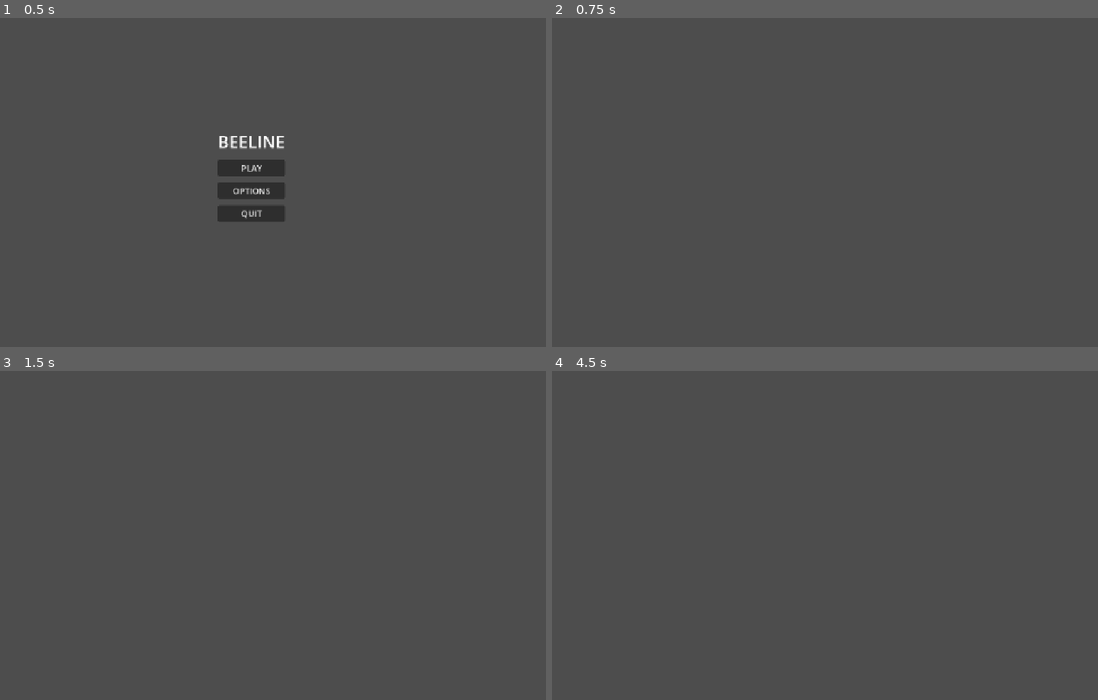
Above: before the commit, frames 1-4 (two rows, left to right).
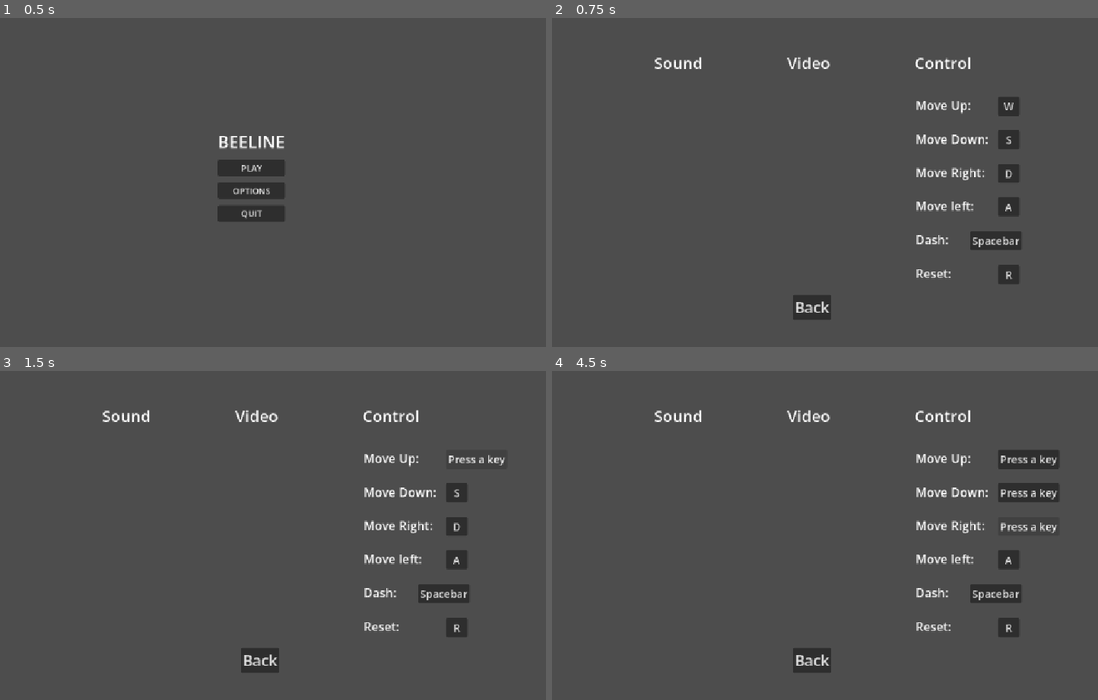
Above: after the commit, the same moments.

Repository: futurefleagames-lab/bee-line
Game: Godot game, scene res://menus/main_menu.tscn
The game is run twice, just before and just after one commit, with the same random seed, the same clock (stepped at 60 frames per second) and the same inputs. The engine's default icon, where the game draws it, is replaced by a stand-in: a white triangle on a blue panel in a dark square.
Inputs (mouse positions are in pixels of both pictures, inside the frame that each line leads up to):
- Up to frame 1 (0.5 s): no input
- Up to frame 2 (0.75 s): click "OPTIONS" at 0.5 s
- Up to frame 3 (1.5 s): click (458, 459) at 1.25 s, where only the run after the commit has a clickable "W"
- Up to frame 4 (4.5 s): click (1027, 459) at 2 s, where only the run after the commit has a clickable "Press a key"; click (1010, 492) at 2.75 s, where only the run after the commit has a clickable "S"; click (1027, 492) at 3.5 s, where only the run after the commit has a clickable "Press a key"; click (1010, 525) at 4.25 s, where only the run after the commit has a clickable "D"

Frame 1 is identical in both runs. In frame 2, 3.4% of the frame differs, in the area x 18-86%, y 11-92%; in frame 3, 3.3%; in frame 4, 4.0%, in the area x 18-93%, y 11-92%.

Commit message:
expanding on the options menu

Diff:
--- a/menus/level_select.gd
+++ b/menus/level_select.gd
@@ -5,8 +5,12 @@
 
 
 func _on_level_0_pressed() -> void:
-	get_tree().change_scene_to_file("res://scenes/test.tscn") # Replace with function body.
+	get_tree().change_scene_to_file("res://scenes/test.tscn")
 
 
 func _on_level_1_pressed() -> void:
-	get_tree().change_scene_to_file("res://") # Replace with function body.
+	get_tree().change_scene_to_file("res://scenes/Level1.tscn")
+
+
+func _on_quit_pressed() -> void:
+	get_tree().change_scene_to_file("res://menus/main_menu.tscn")
--- a/menus/level_select.tscn
+++ b/menus/level_select.tscn
@@ -40,6 +40,12 @@
 theme_override_font_sizes/font_size = 18
 text = "Level 1"
 
+[node name="Quit" type="Button" parent="CenterContainer/VBoxContainer" unique_id=453266050]
+layout_mode = 2
+theme_override_font_sizes/font_size = 18
+text = "Quit"
+
 [connection signal="pressed" from="CenterContainer/VBoxContainer/Level0" to="." method="_on_button_pressed"]
 [connection signal="pressed" from="CenterContainer/VBoxContainer/Level0" to="." method="_on_level_0_pressed"]
 [connection signal="pressed" from="CenterContainer/VBoxContainer/Level1" to="." method="_on_level_1_pressed"]
+[connection signal="pressed" from="CenterContainer/VBoxContainer/Quit" to="." method="_on_quit_pressed"]
--- /dev/null
+++ b/menus/options_menu.gd
@@ -0,0 +1,51 @@
+extends Control
+
+#this script ought to handle most, if not everything in the options menu
+
+
+#handle keybindings
+var assignment_change: StringName = &""
+var button_change: Button
+
+func rebind(action: StringName, button: Button):
+	assignment_change = action
+	button_change = button
+	button.text = "Press a key"
+
+func _input(event):
+	if assignment_change == &"":
+		return
+	if event is InputEventKey and event.pressed:
+		InputMap.action_erase_events(assignment_change)
+		InputMap.action_add_event(assignment_change, event)
+		button_change.text = event.as_text()
+		assignment_change = &""
+		button_change = null
+
+
+func _on_upbutton_pressed():
+	rebind(&"up", %upbutton)
+
+
+func _on_downbutton_pressed():
+	rebind(&"down", %downbutton)
+
+
+func _on_rightbutton_pressed():
+	rebind(&"right", %rightbutton)
+
+
+func _on_leftbutton_pressed():
+	rebind(&"left", %leftbutton)
+
+
+func _on_dashbutton_pressed():
+	rebind(&"dash", %dashbutton)
+
+
+func _on_resetbutton_pressed():
+	rebind(&"reset", %resetbutton)
+
+#return player to start scene
+func _on_quit_pressed() -> void:
+	get_tree().change_scene_to_file("res://menus/main_menu.tscn")
--- a/menus/options_menu.tscn
+++ b/menus/options_menu.tscn
@@ -1,9 +1,160 @@
 [gd_scene format=3 uid="uid://bys5wdfpiet3f"]
+
+[ext_resource type="Script" uid="uid://b1ntnnfmekqmp" path="res://menus/options_menu.gd" id="1_6r3ve"]
 
 [node name="OptionsMenu" type="Control" unique_id=1566570124]
 layout_mode = 3
 anchors_preset = 15
 anchor_right = 1.0
 anchor_bottom = 1.0
+offset_left = 6.0
+offset_right = 6.0
 grow_horizontal = 2
 grow_vertical = 2
+script = ExtResource("1_6r3ve")
+
+[node name="CenterContainer" type="CenterContainer" parent="." unique_id=1546453005]
+layout_mode = 0
+offset_left = 287.0
+offset_top = 12.0
+offset_right = 888.0
+offset_bottom = 209.0
+
+[node name="VBoxContainer" type="VBoxContainer" parent="CenterContainer" unique_id=1264693044]
+layout_mode = 2
+
+[node name="Label" type="Label" parent="CenterContainer/VBoxContainer" unique_id=1120975202]
+layout_mode = 2
+theme_override_font_sizes/font_size = 30
+text = "Sound                    Video                    Control"
+
+[node name="upbutton" type="Button" parent="." unique_id=874238209]
+unique_name_in_owner = true
+layout_mode = 0
+offset_left = 938.0
+offset_top = 175.0
+offset_right = 979.0
+offset_bottom = 211.0
+theme_override_font_sizes/font_size = 20
+text = "W"
+
+[node name="Label" type="Label" parent="." unique_id=1460721957]
+layout_mode = 0
+offset_left = 782.0
+offset_top = 175.0
+offset_right = 887.0
+offset_bottom = 207.0
+theme_override_font_sizes/font_size = 23
+text = "Move Up:"
+
+[node name="Label2" type="Label" parent="." unique_id=1698125033]
+layout_mode = 0
+offset_left = 782.0
+offset_top = 239.0
+offset_right = 920.0
+offset_bottom = 271.0
+theme_override_font_sizes/font_size = 23
+text = "Move Down:"
+
+[node name="Label3" type="Label" parent="." unique_id=1766688664]
+layout_mode = 0
+offset_left = 782.0
+offset_top = 302.0
+offset_right = 919.0
+offset_bottom = 334.0
+theme_override_font_sizes/font_size = 23
+text = "Move Right: "
+
+[node name="Label4" type="Label" parent="." unique_id=1689204017]
+layout_mode = 0
+offset_left = 782.0
+offset_top = 365.0
+offset_right = 892.0
+offset_bottom = 397.0
+theme_override_font_sizes/font_size = 23
+text = "Move left:"
+
+[node name="downbutton" type="Button" parent="." unique_id=191799783]
+unique_name_in_owner = true
+layout_mode = 0
+offset_left = 938.0
+offset_top = 238.0
+offset_right = 979.0
+offset_bottom = 274.0
+theme_override_font_sizes/font_size = 20
+text = "S"
+
+[node name="rightbutton" type="Button" parent="." unique_id=1254217082]
+unique_name_in_owner = true
+layout_mode = 0
+offset_left = 938.0
+offset_top = 302.0
+offset_right = 979.0
+offset_bottom = 338.0
+theme_override_font_sizes/font_size = 20
+text = "D"
+
+[node name="leftbutton" type="Button" parent="." unique_id=633934873]
+unique_name_in_owner = true
+layout_mode = 0
+offset_left = 938.0
+offset_top = 365.0
+offset_right = 979.0
+offset_bottom = 401.0
+theme_override_font_sizes/font_size = 20
+text = "A"
+
+[node name="Quit" type="Button" parent="." unique_id=1580832735]
+layout_mode = 0
+offset_left = 549.0
+offset_top = 550.0
+offset_right = 622.0
+offset_bottom = 597.0
+theme_override_font_sizes/font_size = 28
+text = "Back"
+
+[node name="Label5" type="Label" parent="." unique_id=1231206179]
+layout_mode = 0
+offset_left = 782.0
+offset_top = 429.0
+offset_right = 845.0
+offset_bottom = 461.0
+theme_override_font_sizes/font_size = 23
+text = "Dash:"
+
+[node name="Label6" type="Label" parent="." unique_id=208312502]
+layout_mode = 0
+offset_left = 782.0
+offset_top = 493.0
+offset_right = 855.0
+offset_bottom = 525.0
+theme_override_font_sizes/font_size = 23
+text = "Reset:"
+
+[node name="dashbutton" type="Button" parent="." unique_id=1479635494]
+unique_name_in_owner = true
+layout_mode = 0
+offset_left = 885.0
+offset_top = 429.0
+offset_right = 983.0
+offset_bottom = 465.0
+theme_override_font_sizes/font_size = 20
+text = "Spacebar"
+
+[node name="resetbutton" type="Button" parent="." unique_id=833121133]
+unique_name_in_owner = true
+layout_mode = 0
+offset_left = 938.0
+offset_top = 493.0
+offset_right = 979.0
+offset_bottom = 529.0
+theme_override_font_sizes/font_size = 20
+text = "R"
+
+[connection signal="pressed" from="upbutton" to="." method="_on_upbutton_pressed"]
+[connection signal="pressed" from="downbutton" to="." method="_on_downbutton_pressed"]
+[connection signal="pressed" from="rightbutton" to="." method="_on_rightbutton_pressed"]
+[connection signal="pressed" from="leftbutton" to="." method="_on_leftbutton_pressed"]
+[connection signal="pressed" from="Quit" to="." method="_on_quit_pressed"]
+[connection signal="pressed" from="dashbutton" to="." method="_on_dashbutton_pressed"]
+[connection signal="pressed" from="resetbutton" to="." method="_on_resetbutton_pressed"]
--- a/project.godot
+++ b/project.godot
@@ -58,18 +58,6 @@
 , Object(InputEventJoypadButton,"resource_local_to_scene":false,"resource_name":"","device":-1,"button_index":1,"pressure":0.0,"pressed":false,"script":null)
 ]
 }
-reset={
-"deadzone": 0.2,
-"events": [Object(InputEventKey,"resource_local_to_scene":false,"resource_name":"","device":-1,"window_id":0,"alt_pressed":false,"shift_pressed":false,"ctrl_pressed":false,"meta_pressed":false,"pressed":false,"keycode":0,"physical_keycode":82,"key_label":0,"unicode":114,"location":0,"echo":false,"script":null)
-, Object(InputEventJoypadButton,"resource_local_to_scene":false,"resource_name":"","device":-1,"button_index":4,"pressure":0.0,"pressed":false,"script":null)
-]
-}
-dash={
-"deadzone": 0.2,
-"events": [Object(InputEventKey,"resource_local_to_scene":false,"resource_name":"","device":-1,"window_id":0,"alt_pressed":false,"shift_pressed":false,"ctrl_pressed":false,"meta_pressed":false,"pressed":false,"keycode":0,"physical_keycode":32,"key_label":0,"unicode":32,"location":0,"echo":false,"script":null)
-, Object(InputEventJoypadButton,"resource_local_to_scene":false,"resource_name":"","device":-1,"button_index":1,"pressure":0.0,"pressed":false,"script":null)
-]
-}
 
 [physics]
 
Not shown, added: menus/options_menu.gd.uid
